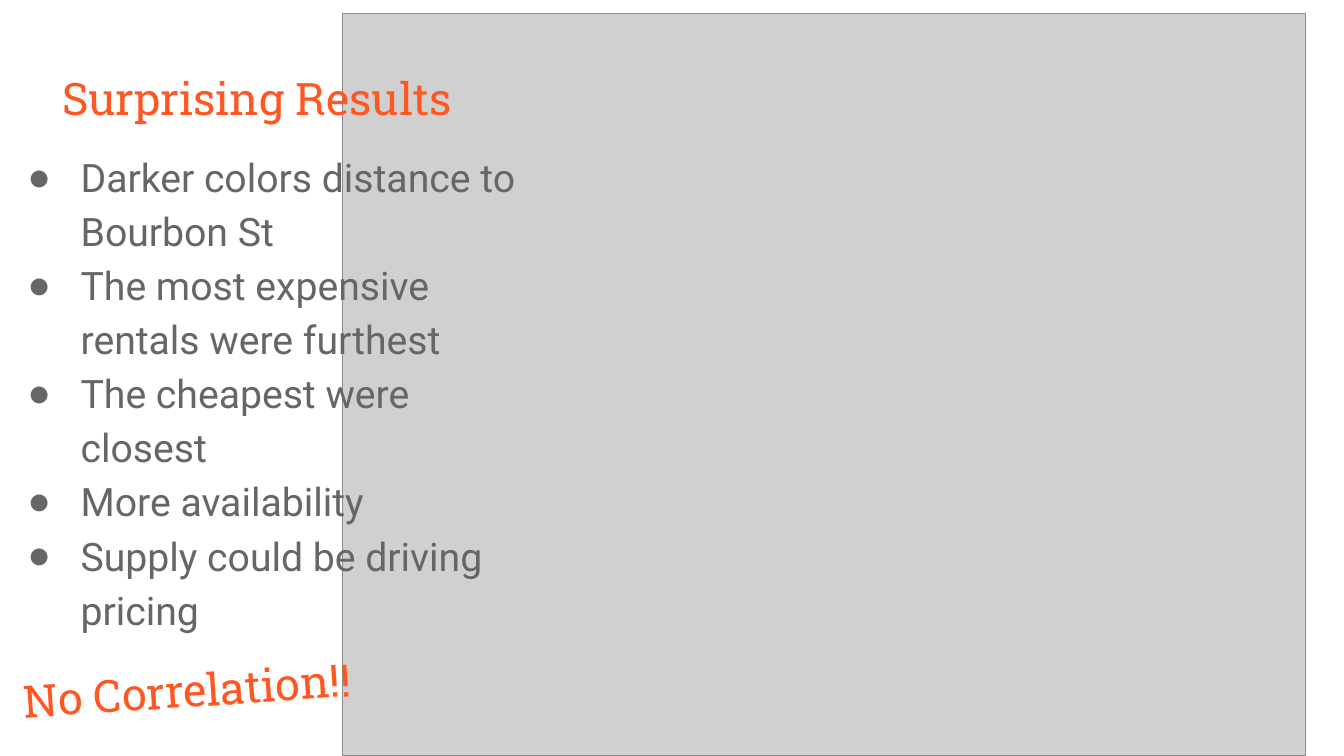
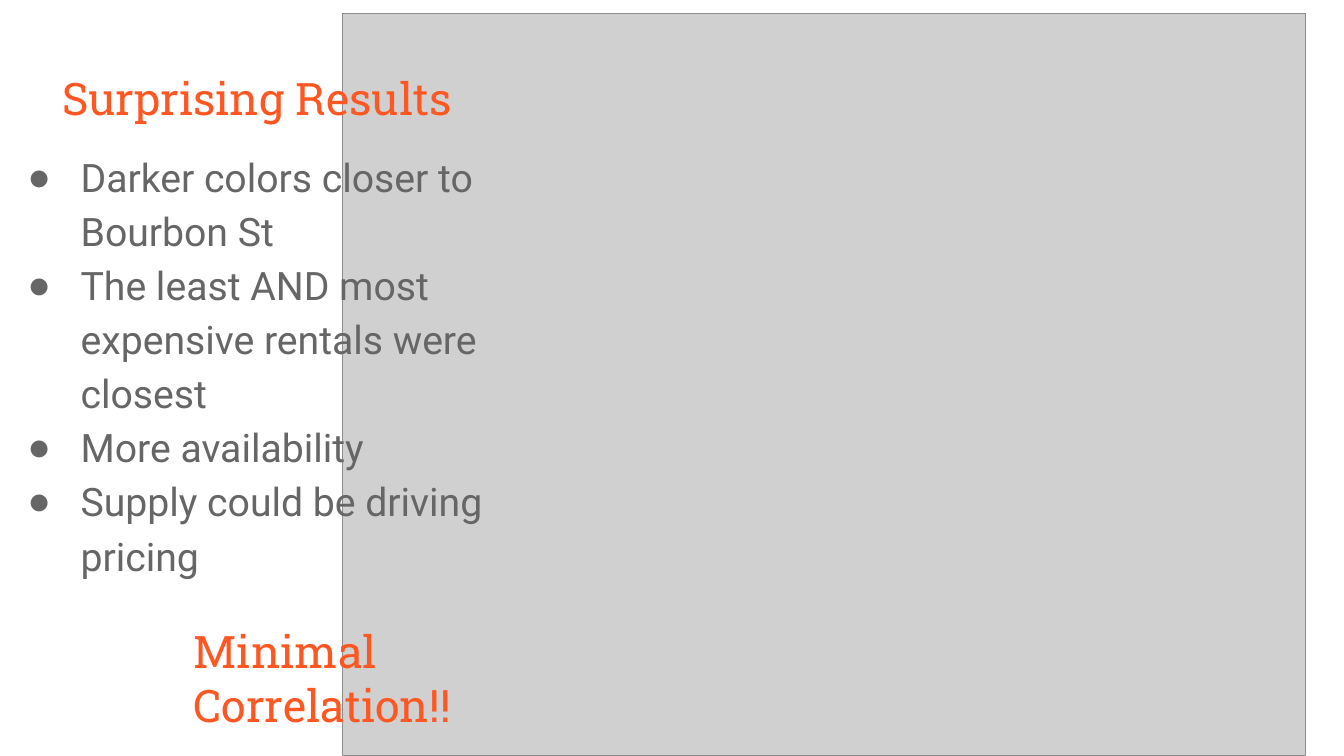
Before and after one commit to LoriHarris/Airbnb_ML, a slide deck: slide 18 of Airbnb_intoTheFuture.pptx. Drawn at 1344x756 pixels with LibreOffice and Linux fonts; fonts in the diff are those of the drawing; grey boxes stand for pictures. Boxes give left, top, right and bottom in pixels: in the first picture for what was removed or moved away, otherwise in the second. Text is boxed around its words. In the diff, an @@ line names an element or a change of style, - is before the commit and + after.

Commit message:
ppt

```diff
--- a/Airbnb_intoTheFuture.pptx
+++ b/Airbnb_intoTheFuture.pptx
@@ text at (x1=81, y1=156, x2=477, y2=409): text changed @@
-● Darker colors distance to Bourbon St
-● The most expensive rentals were furthest
-● The cheapest were closest
+● Darker colors closer to Bourbon St
+● The least AND most expensive rentals were closest
@@ title "Minimal Correlation!!" at (x1=194, y1=626, x2=451, y2=733): rotation 356 to 0 degrees @@
@@ title at (x1=194, y1=626, x2=451, y2=733): text changed @@
-No Correlation!!
+Minimal Correlation!!
```
Also in this commit, not shown: 1 other slide changed, 1 slide added, 1 slide removed.
